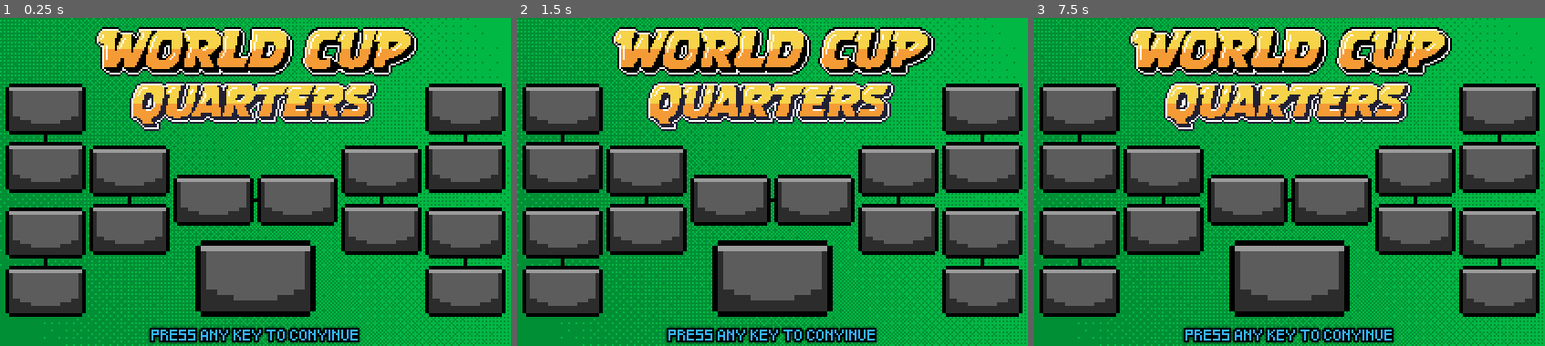
Above: before the commit, frames 1-3 (left to right).
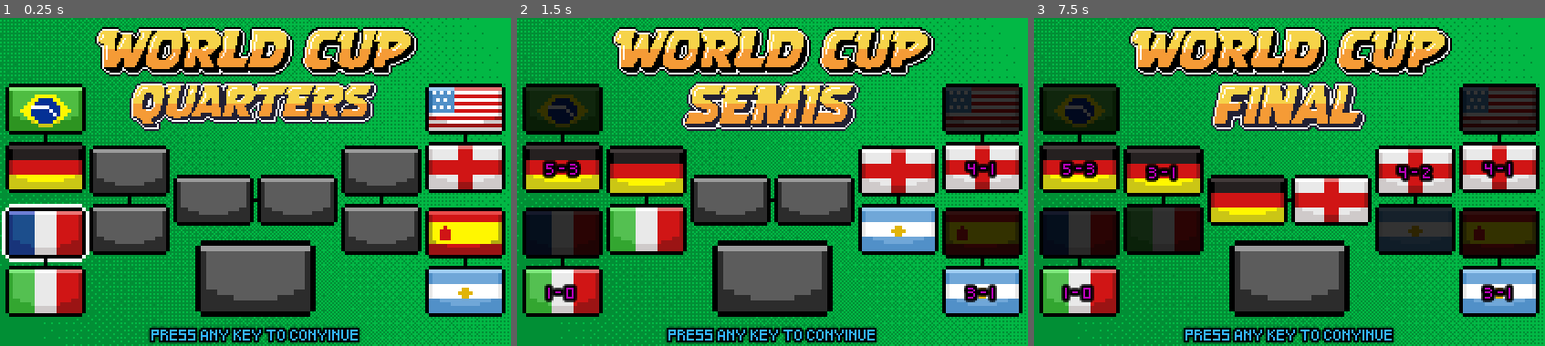
Above: after the commit, the same moments.

Repository: exfinmax/2Dsoccer-game
Game: Godot game, scene res://screens/tournamentscreen/tournament_screen.tscn
The game is run twice, just before and just after one commit, with the same random seed, the same clock (stepped at 60 frames per second) and the same inputs. This scene is started directly instead of the project's main scene.
Inputs:
- Up to frame 1 (0.25 s): no input
- Up to frame 2 (1.5 s): tap Enter at 0.5, 1.25 s; hold D (p1_right) 0.53-1.28 s; tap K (p1_pass) at 0.6 s; hold S (p1_down) from 1.28 s (still down); tap J (p1_shoot) at 1.35 s
- Up to frame 3 (7.5 s): tap Enter every 0.75 s from 2 to 4.25 s; release S (p1_down) at 2.03 s; hold D (p1_right) 2.03-2.78 s; tap Down (p2_down) at 2.1 s; hold W (p1_up) 2.78-3.53 s; tap Left (p2_left) at 2.85 s; hold A (p1_left) 3.53-5.03 s; tap Keypad 3 (p2_pass) at 3.6 s; tap Right (p2_right) at 4.35 s; hold S (p1_down) 5.03-5.78 s; tap Keypad 2 (p2_shoot) at 5.1 s; hold D (p1_right) 5.78-6.53 s; tap Up (p2_up) at 5.85 s; hold W (p1_up) 6.53-7.28 s; tap K (p1_pass) at 6.6 s; hold D (p1_right) from 7.28 s (still down); tap J (p1_shoot) at 7.35 s

The runs differ from the first frame. In frame 1, 16% of the frame differs, in the area x 0-99%, y 21-90%; in frame 2, 27%; in frame 3, 31%, in the area x 1-99%, y 19-90%.

Commit message:
added tournament screen

Diff:
--- a/screens/tournamentscreen/bracket_flag.gd
+++ b/screens/tournamentscreen/bracket_flag.gd
@@ -10,6 +10,8 @@
 func set_as_winner(score: String) -> void:
 	score_label.text = score
 	score_label.visible = true
+	border.visible = false
 
 func set_as_loser() -> void:
 	modulate = Color(0.2, 0.2, 0.2, 1)
+	border.visible = false
--- a/screens/tournamentscreen/match.gd
+++ b/screens/tournamentscreen/match.gd
@@ -24,3 +24,9 @@
 func update_match_info() -> void:
 	winner = country_home if goal_home > goal_away else country_away
 	final_score = "%d - %d" % [max(goal_away,goal_home), min(goal_away, goal_home)]
+
+func reslove() -> void:
+	while is_tied():
+		goal_home = randi_range(0,5)
+		goal_away = randi_range(0,5)
+	update_match_info()
--- /dev/null
+++ b/screens/tournamentscreen/tournament.gd
@@ -0,0 +1,38 @@
+class_name Tournament
+
+enum Stage {
+	QUARTED_FINAL,
+	SEMI_FINAL,
+	FINAL,
+	COMPLETE,
+}
+
+var current_stage : Stage = Stage.QUARTED_FINAL
+var matchs := {
+	Stage.QUARTED_FINAL: [],
+	Stage.SEMI_FINAL: [],
+	Stage.FINAL: [],
+}
+var winner := ""
+
+func _init() -> void:
+	var countries :Array[String]= DataLoader.get_countries().slice(1, 9)
+	countries.shuffle()
+	create_bracket(current_stage, countries)
+
+func create_bracket(stage: Stage, current_countries:Array[String]) -> void:
+	for i in range(int(current_countries.size() / 2)):
+		matchs[stage].append(Match.new(current_countries[i*2], current_countries[i*2+1]))
+
+func advance() -> void:
+	if current_stage < Stage.COMPLETE:
+		var stage_matchs : Array = matchs[current_stage]
+		var stage_winners : Array[String] = []
+		for current_match : Match in stage_matchs:
+			current_match.reslove()
+			stage_winners.append(current_match.winner)
+		current_stage += 1 as Stage
+		if current_stage == Stage.COMPLETE:
+			winner = stage_winners[0]
+		else:
+			create_bracket(current_stage, stage_winners)
--- a/screens/tournamentscreen/tournament_screen.gd
+++ b/screens/tournamentscreen/tournament_screen.gd
@@ -1,2 +1,68 @@
 class_name TournamentScreen
 extends Node
+
+const STAGE_TEXTURE := {
+	Tournament.Stage.QUARTED_FINAL: preload("res://assets/art/ui/teamselection/quarters-label.png"),
+	Tournament.Stage.SEMI_FINAL: preload("res://assets/art/ui/teamselection/semis-label.png"),
+	Tournament.Stage.FINAL: preload("res://assets/art/ui/teamselection/finals-label.png"),
+	Tournament.Stage.COMPLETE: preload("res://assets/art/ui/teamselection/winner-label.png"),
+
+}
+
+@onready var flag_container : Dictionary = {
+	Tournament.Stage.QUARTED_FINAL: [%QFleftContainer, %QFrightContainer],
+	Tournament.Stage.SEMI_FINAL: [%SEleftContainer, %SErightContainer],
+	Tournament.Stage.FINAL: [%FIleftContainer, %FIrightContainer],
+	Tournament.Stage.COMPLETE: [%WinnerContainer],
+}
+@onready var stage_texture: TextureRect = %StageTexture
+
+
+var player_country : String = GameManager.player_setup[0]
+var tournamenet : Tournament = null
+
+func _ready() -> void:
+	tournamenet = Tournament.new()
+	refresh_ui()
+
+func _process(delta: float) -> void:
+	if KeyUtils.is_action_just_pressed(Player.ControlScheme.P1, KeyUtils.Action.SHOOT):
+		tournamenet.advance()
+		refresh_ui()
+
+func refresh_ui() -> void:
+	for stage in range(tournamenet.current_stage + 1):
+		refresh_bracket_stage(stage)
+
+func refresh_bracket_stage(stage: Tournament.Stage) -> void:
+	var flag_nodes := get_flag_nodes_for_stage(stage)
+	stage_texture.texture = STAGE_TEXTURE[stage]
+	if stage < Tournament.Stage.COMPLETE:
+		var matchs : Array = tournamenet.matchs[stage]
+		assert(flag_nodes.size() == 2 * matchs.size())
+		for i in range(matchs.size()):
+			var current_match : Match = matchs[i]
+			var flag_home : BracketFlag = flag_nodes[i*2]
+			var flag_away : BracketFlag = flag_nodes[i*2+1]
+			flag_home.texture = TextureHelper.get_texture(current_match.country_home)
+			flag_away.texture = TextureHelper.get_texture(current_match.country_away)
+			if not current_match.winner.is_empty():
+				var flag_winner := flag_home if current_match.winner == current_match.country_home else flag_away
+				var flag_loser := flag_home if current_match.winner == current_match.country_away else flag_away
+				flag_winner.set_as_winner(current_match.final_score)
+				flag_loser.set_as_loser()
+			elif [current_match.country_home, current_match.country_away].has(player_country) && stage == tournamenet.current_stage:
+				var flag_player := flag_home if current_match.country_home == player_country else flag_away
+				flag_player.set_as_current_team()
+
+	else:
+
+		flag_nodes[0].texture = TextureHelper.get_texture(tournamenet.winner)
+
+func get_flag_nodes_for_stage(stage: Tournament.Stage) -> Array[BracketFlag]:
+	var flag_nodes : Array[BracketFlag] = []
+	for container in flag_container.get(stage):
+		for node in container.get_children():
+			if node is BracketFlag:
+					flag_nodes.append(node)
+	return flag_nodes
--- a/screens/tournamentscreen/tournament_screen.tscn
+++ b/screens/tournamentscreen/tournament_screen.tscn
@@ -29,6 +29,7 @@
 alignment = 1
 
 [node name="QFleftContainer" type="VBoxContainer" parent="BackGround/BracketsContainer"]
+unique_name_in_owner = true
 layout_mode = 2
 size_flags_horizontal = 0
 theme_override_constants/separation = 0
@@ -62,33 +63,35 @@
 custom_minimum_size = Vector2(2, 0)
 layout_mode = 2
 
-[node name="QFleftContainer2" type="VBoxContainer" parent="BackGround/BracketsContainer"]
-layout_mode = 2
-size_flags_horizontal = 0
-theme_override_constants/separation = 0
-alignment = 1
-
-[node name="BracketFlag" parent="BackGround/BracketsContainer/QFleftContainer2" instance=ExtResource("3_d67dh")]
-layout_mode = 2
-
-[node name="Vlink" type="TextureRect" parent="BackGround/BracketsContainer/QFleftContainer2"]
-layout_mode = 2
-texture = ExtResource("4_hqkcb")
-
-[node name="BracketFlag2" parent="BackGround/BracketsContainer/QFleftContainer2" instance=ExtResource("3_d67dh")]
+[node name="SEleftContainer" type="VBoxContainer" parent="BackGround/BracketsContainer"]
+unique_name_in_owner = true
+layout_mode = 2
+size_flags_horizontal = 0
+theme_override_constants/separation = 0
+alignment = 1
+
+[node name="BracketFlag" parent="BackGround/BracketsContainer/SEleftContainer" instance=ExtResource("3_d67dh")]
+layout_mode = 2
+
+[node name="Vlink" type="TextureRect" parent="BackGround/BracketsContainer/SEleftContainer"]
+layout_mode = 2
+texture = ExtResource("4_hqkcb")
+
+[node name="BracketFlag2" parent="BackGround/BracketsContainer/SEleftContainer" instance=ExtResource("3_d67dh")]
 layout_mode = 2
 
 [node name="Control2" type="Control" parent="BackGround/BracketsContainer"]
 custom_minimum_size = Vector2(2, 0)
 layout_mode = 2
 
-[node name="QFleftContainer4" type="VBoxContainer" parent="BackGround/BracketsContainer"]
-layout_mode = 2
-size_flags_horizontal = 0
-theme_override_constants/separation = 0
-alignment = 1
-
-[node name="BracketFlag" parent="BackGround/BracketsContainer/QFleftContainer4" instance=ExtResource("3_d67dh")]
+[node name="FIleftContainer" type="VBoxContainer" parent="BackGround/BracketsContainer"]
+unique_name_in_owner = true
+layout_mode = 2
+size_flags_horizontal = 0
+theme_override_constants/separation = 0
+alignment = 1
+
+[node name="BracketFlag" parent="BackGround/BracketsContainer/FIleftContainer" instance=ExtResource("3_d67dh")]
 layout_mode = 2
 
 [node name="QFleftContainer6" type="VBoxContainer" parent="BackGround/BracketsContainer"]
@@ -102,33 +105,35 @@
 layout_mode = 2
 texture = ExtResource("5_7okgf")
 
-[node name="QFleftContainer5" type="VBoxContainer" parent="BackGround/BracketsContainer"]
-layout_mode = 2
-size_flags_horizontal = 0
-theme_override_constants/separation = 0
-alignment = 1
-
-[node name="BracketFlag" parent="BackGround/BracketsContainer/QFleftContainer5" instance=ExtResource("3_d67dh")]
+[node name="FIrightContainer" type="VBoxContainer" parent="BackGround/BracketsContainer"]
+unique_name_in_owner = true
+layout_mode = 2
+size_flags_horizontal = 0
+theme_override_constants/separation = 0
+alignment = 1
+
+[node name="BracketFlag" parent="BackGround/BracketsContainer/FIrightContainer" instance=ExtResource("3_d67dh")]
 layout_mode = 2
 
 [node name="Control3" type="Control" parent="BackGround/BracketsContainer"]
 custom_minimum_size = Vector2(2, 0)
 layout_mode = 2
 
-[node name="QFleftContainer3" type="VBoxContainer" parent="BackGround/BracketsContainer"]
-layout_mode = 2
-size_flags_horizontal = 0
-theme_override_constants/separation = 0
-alignment = 1
-
-[node name="BracketFlag" parent="BackGround/BracketsContainer/QFleftContainer3" instance=ExtResource("3_d67dh")]
-layout_mode = 2
-
-[node name="Vlink" type="TextureRect" parent="BackGround/BracketsContainer/QFleftContainer3"]
-layout_mode = 2
-texture = ExtResource("4_hqkcb")
-
-[node name="BracketFlag2" parent="BackGround/BracketsContainer/QFleftContainer3" instance=ExtResource("3_d67dh")]
+[node name="SErightContainer" type="VBoxContainer" parent="BackGround/BracketsContainer"]
+unique_name_in_owner = true
+layout_mode = 2
+size_flags_horizontal = 0
+theme_override_constants/separation = 0
+alignment = 1
+
+[node name="BracketFlag" parent="BackGround/BracketsContainer/SErightContainer" instance=ExtResource("3_d67dh")]
+layout_mode = 2
+
+[node name="Vlink" type="TextureRect" parent="BackGround/BracketsContainer/SErightContainer"]
+layout_mode = 2
+texture = ExtResource("4_hqkcb")
+
+[node name="BracketFlag2" parent="BackGround/BracketsContainer/SErightContainer" instance=ExtResource("3_d67dh")]
 layout_mode = 2
 
 [node name="Control4" type="Control" parent="BackGround/BracketsContainer"]
@@ -136,6 +141,7 @@
 layout_mode = 2
 
 [node name="QFrightContainer" type="VBoxContainer" parent="BackGround/BracketsContainer"]
+unique_name_in_owner = true
 layout_mode = 2
 size_flags_horizontal = 0
 theme_override_constants/separation = 0
@@ -197,6 +203,7 @@
 stretch_mode = 2
 
 [node name="StageTexture" type="TextureRect" parent="BackGround"]
+unique_name_in_owner = true
 layout_mode = 1
 anchors_preset = 5
 anchor_left = 0.5
@@ -210,6 +217,7 @@
 stretch_mode = 2
 
 [node name="WinnerContainer" type="Control" parent="BackGround"]
+unique_name_in_owner = true
 layout_mode = 1
 anchors_preset = 7
 anchor_left = 0.5
Not shown, added: screens/tournamentscreen/tournament.gd.uid
